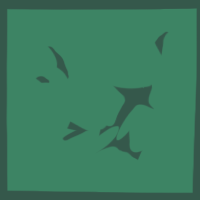
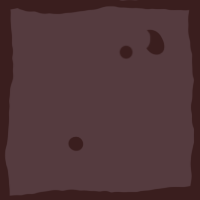
Before/after of a 200x200 layered artwork. What changed in the layer stack:
hid group "grass" (4 layers) over [0, 0, 200, 200]
showed group "dirt" (6 layers) over [0, 0, 200, 200]
showed "Layer 16" over [0, 0, 200, 200]
added layer "Layer 15 copy 2" in group "dirt" over [0, 0, 200, 200]
added layer "Layer 15 copy" in group "dirt" over [0, 0, 200, 200]
painted on "Layer 15" over [0, 0, 200, 200]
